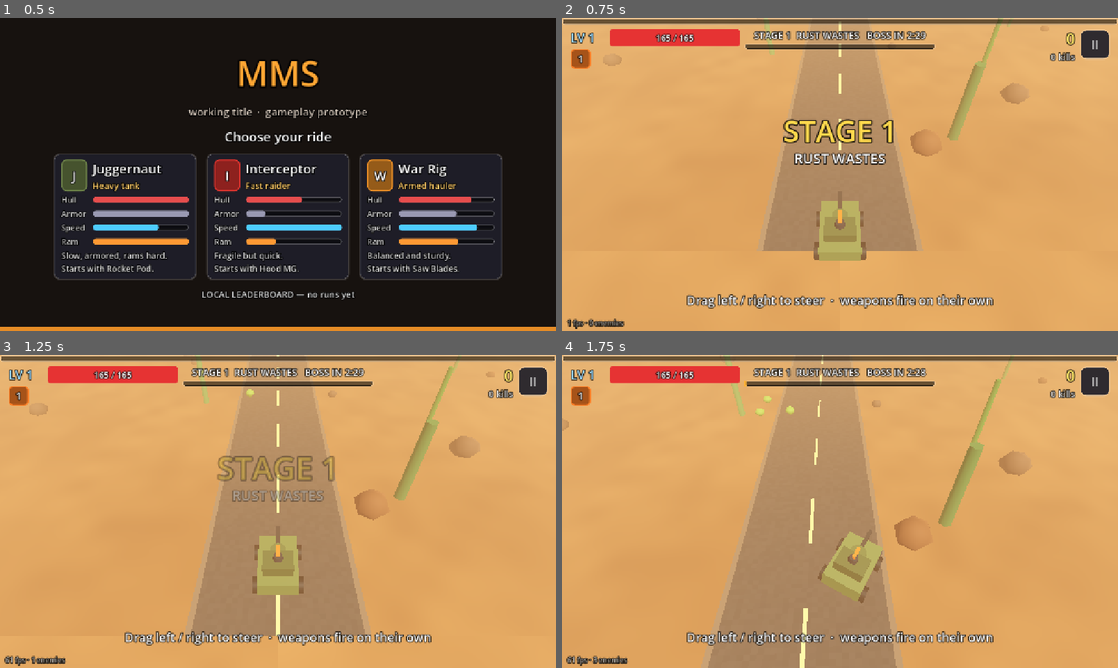
Above: before the commit, frames 1-4 (two rows, left to right).
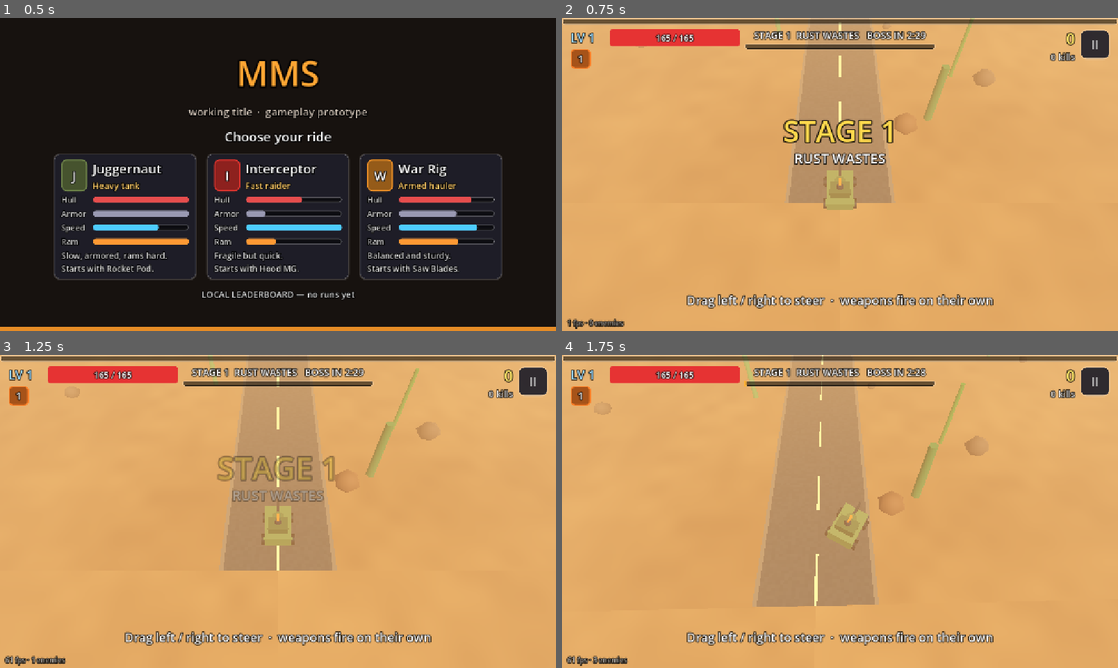
Above: after the commit, the same moments.

Repository: dnis-p/MMS
Game: Godot game, scene res://scenes/main.tscn
Two runs of this game, one before a commit and one after it. Both use one fixed random seed, a clock stepped at 60 frames per second and the inputs below.
Inputs (mouse positions are in pixels of both pictures, inside the frame that each line leads up to):
- Up to frame 1 (0.5 s): no input
- Up to frame 2 (0.75 s): click (684, 215) at 0.52 s
- Up to frame 3 (1.25 s): no input
- Up to frame 4 (1.75 s): tap Enter at 1.25 s; move the mouse to (962, 495) at 1.27 s; hold D (steer_right) from 1.28 s (still down); hold W (ring_in) from 1.28 s (still down); click (962, 495) at 1.42 s

Frame 1 is identical in both runs. In frame 2, 7.6% of the frame differs, in the area x 7-87%, y 0-78%; in frame 3, 11%; in frame 4, 13%, in the area x 0-87%, y 0-100%.

Commit message:
Zoom out the road camera and move spawns off-screen
Co-Authored-By: Claude Opus 5.5 <noreply@anthropic.com>

Diff:
--- a/scripts/data/defs.gd
+++ b/scripts/data/defs.gd
@@ -23,20 +23,20 @@
 const BOSS_KILL_SCORE := 5000
 
 ## Road camera, relative to the car: metres back, metres up, look-ahead metres.
-const ROAD_CAMERA := {"back": 9.0, "up": 16.5, "look": 6.5, "fov": 60.0}
+const ROAD_CAMERA := {"back": 13.0, "up": 24.0, "look": 3.0, "fov": 60.0}
 
 ## Spawn director. `t` below means seconds into the stage. Distances are metres from the car.
 const SPAWN := {
 	"rate_base": 3.0, "rate_ramp": 0.1,  # enemies per second = base + ramp * t
 	"hp_ramp": 0.6,  # extra enemy HP by the end of a stage
-	"cluster_every": 1.4, "cluster_ahead": [26.0, 36.0], "cluster_side": 9.0, "cluster_jitter": 4.0,
+	"cluster_every": 1.4, "cluster_ahead": [40.0, 50.0], "cluster_side": 9.0, "cluster_jitter": 4.0,
 	"runner_from": 15.0, "runner_weight": 0.18, "runner_ramp": 1.0 / 500.0, "runner_side_chance": 0.4,
 	"runner_behind": [16.0, 24.0], "runner_behind_side": 8.0,
-	"runner_side": [17.0, 22.0], "runner_side_along": 6.0,
+	"runner_side": [30.0, 34.0], "runner_side_along": 6.0,
 	"spitter_from": 40.0, "spitter_weight": 0.1, "spitter_ramp": 1.0 / 900.0,
-	"spitter_side": [15.0, 20.0], "spitter_ahead": [4.0, 18.0],
-	"elite_times": [45.0, 100.0], "elite_ahead": 30.0, "elite_side": 3.0,
-	"horde_times": [30.0, 65.0, 95.0, 125.0], "horde_count": 36, "horde_radius": 17.0,
+	"spitter_side": [28.0, 32.0], "spitter_ahead": [4.0, 18.0],
+	"elite_times": [45.0, 100.0], "elite_ahead": 42.0, "elite_side": 3.0,
+	"horde_times": [30.0, 65.0, 95.0, 125.0], "horde_count": 36, "horde_radius": 26.0,
 }
 
 ## Boss arena. Damage and HP also grow per stage through the *_stage values.
